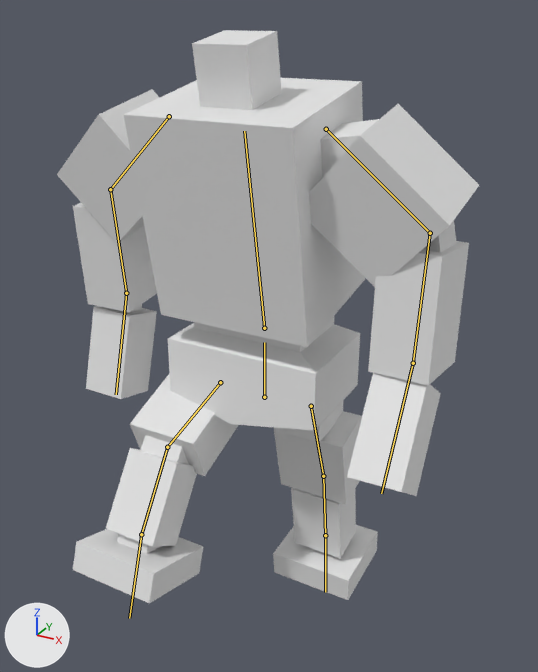
An edit to the FBX model DX11MyEngine/Resource/Model/Vehicle/Durga/Durga.fbx, drawn before and after from the same camera.
Both versions are drawn from a camera (50 mm lens) standing at (24.7, -44.2, 43.4) and looking at (1.1, -1.3, 21.9). Lighting does not change. The marker at lower left points along +X, +Y and +Z. The older version comes first. Both versions are drawn at frame 32 of the action 'アーマチュア|WalkForward_Enter'; the numbers are the values there. The bones that change, and the others that lie on the model, are drawn over the model as lines.
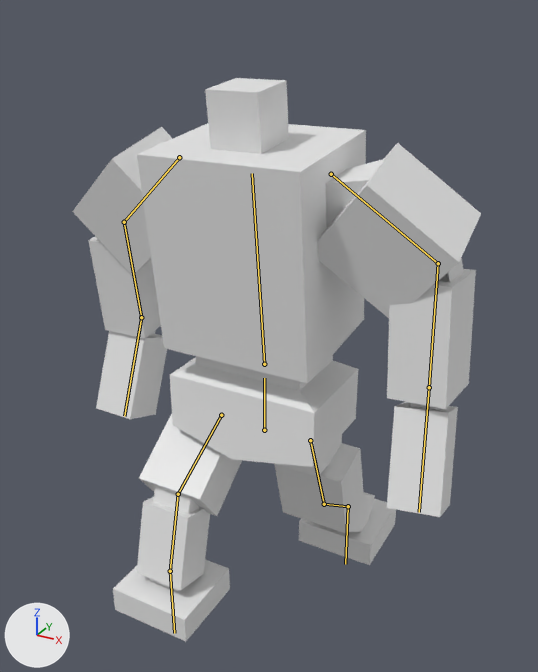
Boxes [x1, y1, x2, y2] around the edits, measured in the pictures (538 x 672 px):
'Mesh', posed: before [57, 30, 479, 603]; after [72, 78, 481, 641]
bone 'Hips', root to tip: before (264, 397) to (264, 342); after (264, 430) to (264, 378)
bone 'Spine', root to tip: before (264, 328) to (244, 131); after (264, 364) to (252, 173)
bone 'UpperArm.L', root to tip: before (326, 129) to (430, 233); after (331, 174) to (438, 263)
bone 'Forearm.L', root to tip: before (430, 233) to (413, 363); after (438, 263) to (429, 387)
bone 'Hand.L', root to tip: before (413, 363) to (381, 493); after (429, 387) to (419, 512)
bone 'UpperArm.R', root to tip: before (169, 116) to (110, 189); after (179, 157) to (124, 222)
bone 'Hand.R', root to tip: before (126, 293) to (116, 394); after (141, 317) to (124, 416)
bone 'Thigh.L', root to tip: before (311, 406) to (323, 476); after (310, 440) to (324, 504)
bone 'Shin.L', root to tip: before (323, 476) to (325, 535); after (324, 504) to (348, 506)
bone 'Foot.L', root to tip: before (325, 535) to (325, 592); after (348, 506) to (345, 564)
bone 'Thigh.R', root to tip: before (220, 382) to (167, 447); after (221, 415) to (178, 494)
bone 'Shin.R', root to tip: before (167, 447) to (141, 534); after (178, 494) to (170, 571)

The edits, one by one:
Bone 'Hips' (bone_hips) moves from (0.0, -0.3, 0.0) to (0.0, -17.2, 0.0).
Bone 'Spine' (bone_spine) turns from (10, 0, 0) to (6, 0, 0) degrees about its own x, y and z.
Bone 'UpperArm.L' (bone_upperarm_l) turns from (0, 1, -42) to (-8, 5, -40) degrees about its own x, y and z.
Bone 'Forearm.L' (bone_forearm_l) turns from (16, 3, -47) to (20, 4, -46) degrees about its own x, y and z.
Bone 'Hand.L' (bone_hand_l) turns from (30, -2, 1) to (16, -7, 1) degrees about its own x, y and z.
Bone 'UpperArm.R' (bone_upperarm_r) turns from (-1, 0, 42) to (-5, -5, 42) degrees about its own x, y and z.
Bone 'Hand.R' (bone_hand_r) turns from (19, 2, -1) to (28, 2, -1) degrees about its own x, y and z.
Bone 'Thigh.L' (bone_thigh_l) turns from (-12, 1, 0) to (-15, 1, 0) degrees about its own x, y and z.
Bone 'Shin.L' (bone_shin_l) turns from (5, 0, 0) to (-41, 0, 0) degrees about its own x, y and z.
Bone 'Foot.L' (bone_foot_l) turns from (3, 0, 0) to (55, 0, 0) degrees about its own x, y and z.
Bone 'Thigh.R' (bone_thigh_r) turns from (70, 4, 2) to (54, 3, 2) degrees about its own x, y and z.
Bone 'Shin.R' (bone_shin_r) turns from (-36, 0, 0) to (-40, 0, 0) degrees about its own x, y and z.
